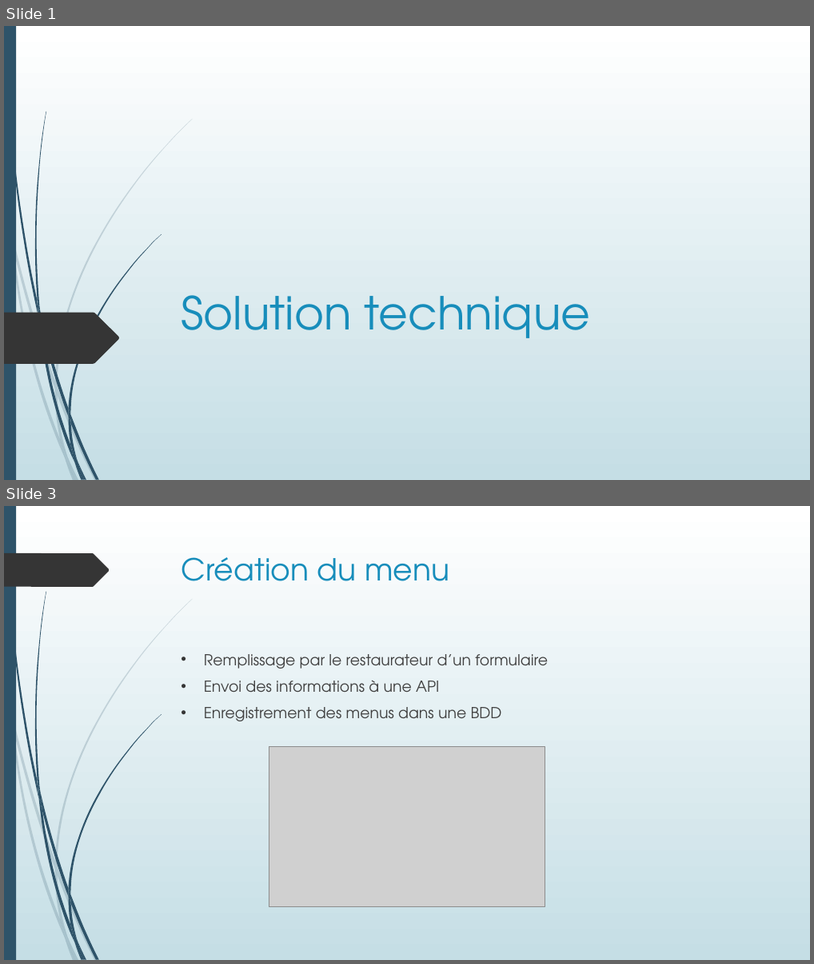
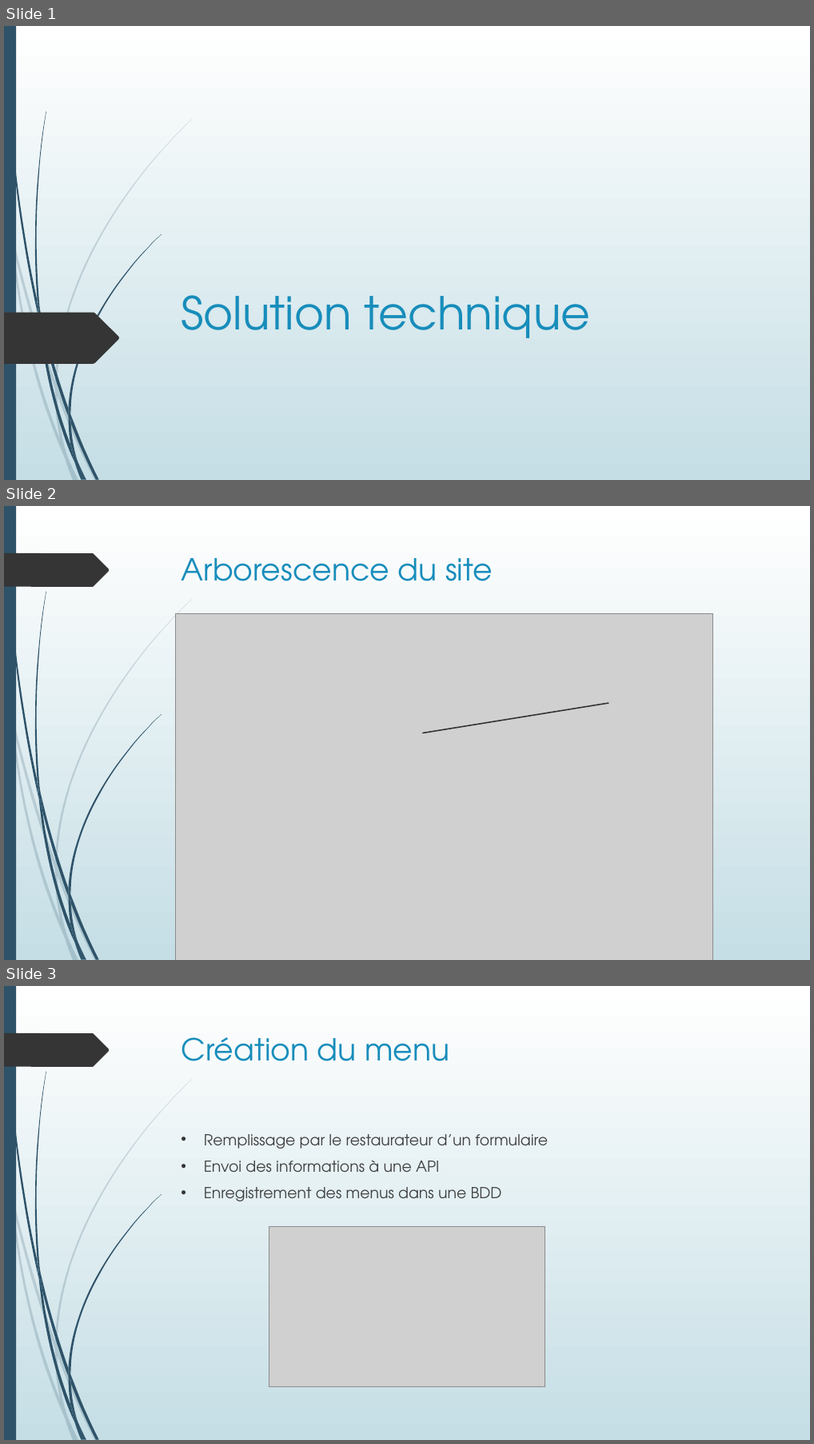
Before and after one commit to Oleome/projet_4, a slide deck: Solution technique.ppt. Shown one above the other, each under a label of ours: slides 1 and 3 before the commit, slides 1, 2 and 3 after it; the slides between them are not shown. The pictures are 814x964 and 814x1444 pixels, drawn with LibreOffice and Linux fonts; fonts in the diff are those of the drawing; grey boxes stand for pictures. Boxes give left, top, right and bottom in pixels: in the first picture for what was removed or moved away, otherwise in the second. Text is boxed around its words. In the diff, an @@ line names an element or a change of style, - is before the commit and + after.

```diff
--- a/Solution technique.ppt
+++ b/Solution technique.ppt
@@ slide 2 added at bbox=[4, 506, 810, 960], background gradient #FFFFFF to #C5DEE5; not listed: 24 template elements that a slide beside it also shows @@
@@ title added at bbox=[182, 558, 493, 581], 36 pt, text #178DBB @@
+Arborescence du site
@@ picture added at bbox=[175, 613, 713, 960] @@
@@ line added from (423, 732) to (609, 703), #323232 1.5 pt @@
```
Also in this commit, not shown: 1 slide changed, 1 other slide added, 1 slide removed, 2 other files.
